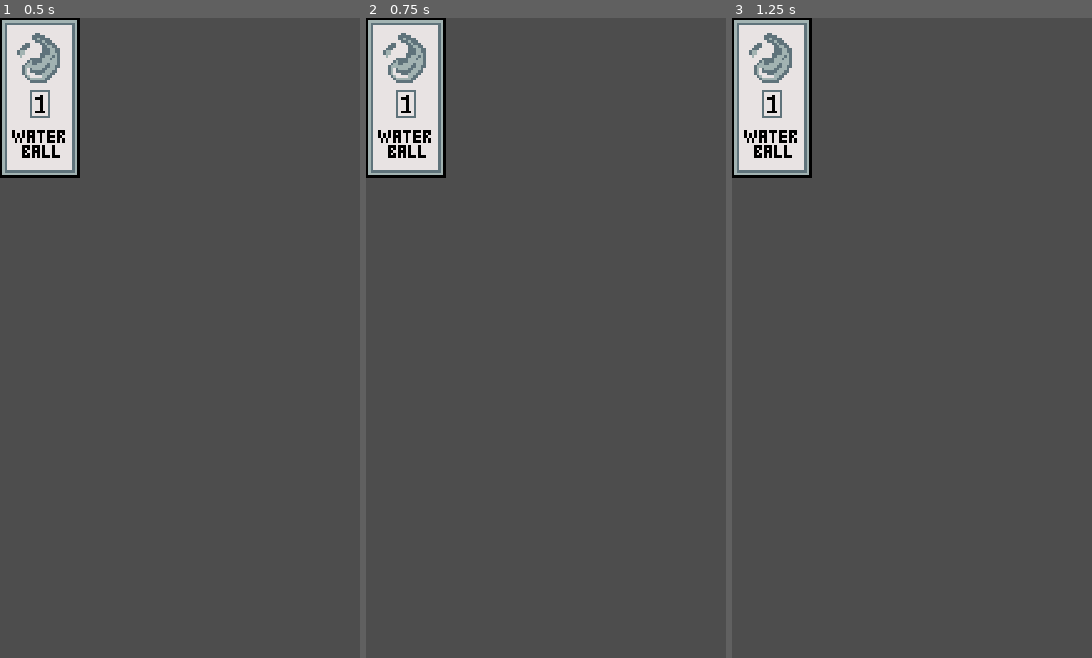
Above: before the commit, frames 1-3 (left to right).
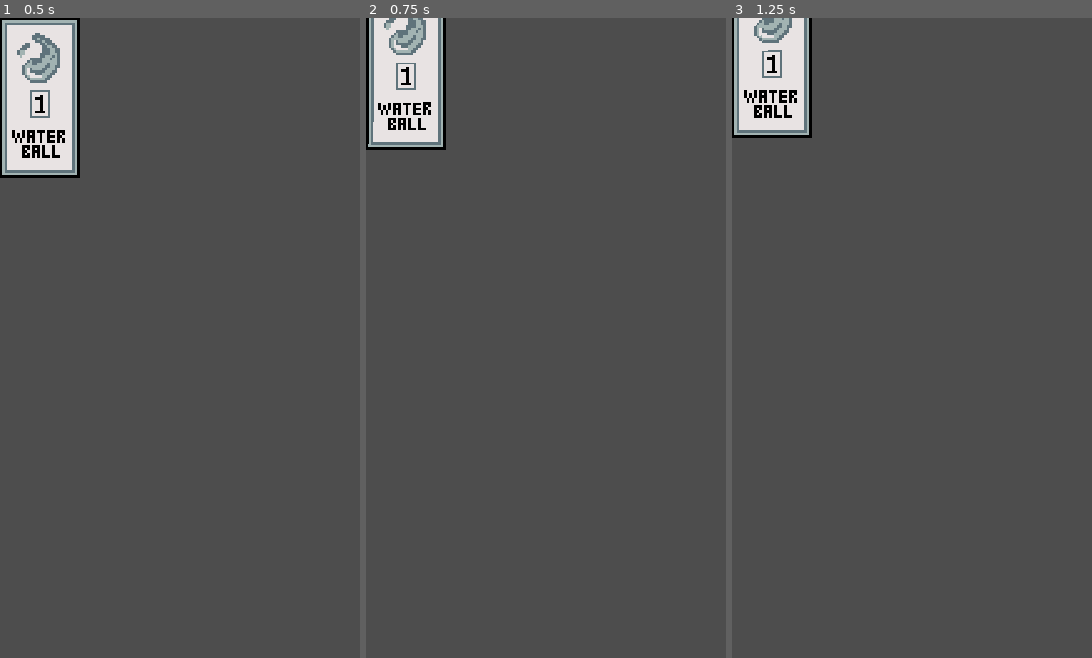
Above: after the commit, the same moments.

Repository: FreeWinterArtist/UntitledCardGame
Game: Godot game, scene res://src/objects/card.tscn
Same seed, same stepped clock (60 frames per second), same inputs: the game is played once before the commit and once after it.
Inputs (mouse positions are in pixels of both pictures, inside the frame that each line leads up to):
- Up to frame 1 (0.5 s): no input
- Up to frame 2 (0.75 s): tap Enter at 0.5 s; drag from (405, 94) to (582, 197) at 0.52 s
- Up to frame 3 (1.25 s): no input

Frame 1 is identical in both runs. In frame 2, 2.7% of the frame differs, in the area x 0-23%, y 0-25%; in frame 3, 2.8%.

Commit message:
Continue develop battle scene

Diff:
--- /dev/null
+++ b/src/objects/attack.gd
@@ -0,0 +1,9 @@
+class_name Attack
+extends RefCounted
+
+var damage:int
+var element: String
+
+func _init(_damage:int,_element:String):
+	damage=_damage
+	element=_element
--- a/src/objects/battle.gd
+++ b/src/objects/battle.gd
@@ -1,6 +1,13 @@
 extends Control
 
+class_name Battle
 
+var turn: int=0:
+	set(value):
+		turn=value%2
+var active_card: Card=null
+var active_enemy_attack:Attack=null
 
-func _on_chosen_card_area_entered(area: Area2D) -> void:
-	pass # Replace with function body.
+func set_active_card(card:Card):
+	active_card=card
+	print(active_card)
--- a/src/objects/battle.tscn
+++ b/src/objects/battle.tscn
@@ -1,11 +1,8 @@
-[gd_scene load_steps=5 format=3 uid="uid://c7m7qj8ed2rrj"]
+[gd_scene load_steps=4 format=3 uid="uid://c7m7qj8ed2rrj"]
 
 [ext_resource type="Script" uid="uid://dxr87e6syln2" path="res://src/objects/battle.gd" id="1_h57ps"]
 [ext_resource type="PackedScene" uid="uid://bbxjvlgbg0jdr" path="res://src/objects/card.tscn" id="1_u5osf"]
 [ext_resource type="PackedScene" uid="uid://bpcfrrtxkyurw" path="res://src/objects/enemy.tscn" id="2_h57ps"]
-
-[sub_resource type="RectangleShape2D" id="RectangleShape2D_u5osf"]
-size = Vector2(359, 34)
 
 [node name="Battle" type="Control"]
 layout_mode = 3
@@ -14,20 +11,18 @@
 offset_bottom = 40.0
 script = ExtResource("1_h57ps")
 
+[node name="Enemy" parent="." instance=ExtResource("2_h57ps")]
+offset_left = 111.0
+offset_top = 71.0
+offset_right = 239.0
+offset_bottom = 199.0
+health = 5
+
 [node name="card" parent="." instance=ExtResource("1_u5osf")]
 offset_left = 6.0
 offset_top = 472.0
 offset_right = 46.0
 offset_bottom = 552.0
-
-[node name="Enemy" parent="." instance=ExtResource("2_h57ps")]
-offset_left = 111.0
-offset_top = 71.0
-offset_right = 239.0
-offset_bottom = 199.0
-enemy_type = 0
-element = 0
-health = 5
 
 [node name="card2" parent="." instance=ExtResource("1_u5osf")]
 offset_left = 93.0
@@ -49,12 +44,3 @@
 offset_right = 306.0
 offset_bottom = 556.0
 element = 3
-
-[node name="ChosenCard" type="Area2D" parent="."]
-position = Vector2(11, 427)
-
-[node name="CollisionShape2D" type="CollisionShape2D" parent="ChosenCard"]
-position = Vector2(169.5, -7)
-shape = SubResource("RectangleShape2D_u5osf")
-
-[connection signal="area_entered" from="ChosenCard" to="." method="_on_chosen_card_area_entered"]
--- a/src/objects/card.gd
+++ b/src/objects/card.gd
@@ -16,8 +16,9 @@
 @onready var cardRect: TextureRect = $CardRect
 @onready var cardValue: Sprite2D= $CardRect/Value
 
-var is_dragging: bool = false;
-var drag_offset: Vector2=Vector2.ZERO
+var card_tween:Tween
+var is_picked_up:bool=false
+
 var start_y:float=0.0
 var max_y:float=0.0
 var is_start_y_set:bool=false
@@ -37,7 +38,7 @@
 func _ready() -> void:
 	_update_graphics()
 
-	max_y=size.y
+	max_y=size.y/2
 	if not Engine.is_editor_hint():
 		start_y=global_position.y
 		is_start_y_set=true
@@ -47,30 +48,49 @@
 	if Engine.is_editor_hint():
 		return
 	if event is InputEventMouseButton and event.button_index==MOUSE_BUTTON_LEFT:
-		if event.is_pressed():
-			is_dragging=true;
-			drag_offset=get_global_mouse_position()-global_position
-
-			if not is_start_y_set or start_y==0.0:
-				start_y=global_position.y
-				is_start_y_set=true
-		else:
-			is_dragging=false;
+		if event.is_pressed() and !is_picked_up:
+			is_picked_up=true
+			move_card_up()
+			if get_parent() and get_parent().has_method("set_active_card"):
+				get_parent().set_active_card(self)
+		elif event.is_pressed() and is_picked_up:
+			is_picked_up=false
+			move_card_down()
+			if get_parent() and get_parent().has_method("set_active_card")\
+			 and "active_card" in get_parent() and get_parent().active_card==self:
+				get_parent().set_active_card(null)
 
 func _input(event: InputEvent) -> void:
 	if Engine.is_editor_hint():
 		return
 	if event is InputEventMouseButton and event.button_index==MOUSE_BUTTON_LEFT:
-		if not event.is_pressed():
-			is_dragging=false;
+		if event.is_pressed() and is_picked_up:
+			var local_mouse_position:Vector2=get_local_mouse_position()
+			if not Rect2(Vector2.ZERO,size).has_point(local_mouse_position):
+				is_picked_up=false
+				move_card_down()
+				if get_parent() and get_parent().has_method("set_active_card")\
+				and "active_card" in get_parent() and get_parent().active_card==self:
+					get_parent().set_active_card(null)
+
 
 func _process(delta: float) -> void:
 	if Engine.is_editor_hint():
 		return
-	if is_dragging:
-		var new_position: Vector2=get_global_mouse_position()-drag_offset
-		var screen_size: Vector2=get_viewport_rect().size
-		new_position.x=global_position.x
-		new_position.y=clamp(new_position.y,start_y-max_y,start_y)
 
-		global_position=new_position
+func move_card_up():
+	if card_tween and card_tween.is_running():
+		card_tween.kill()
+	var tween:Tween=create_tween()
+
+	tween.tween_property(self,"global_position:y",start_y-max_y,0.5)\
+	.set_trans(Tween.TRANS_CUBIC)\
+	.set_ease(Tween.EASE_OUT)
+func move_card_down():
+	if card_tween and card_tween.is_running():
+		card_tween.kill()
+	var tween:Tween=create_tween()
+
+	tween.tween_property(self,"global_position:y",start_y,0.5)\
+	.set_trans(Tween.TRANS_CUBIC)\
+	.set_ease(Tween.EASE_OUT)
--- a/src/objects/enemy.gd
+++ b/src/objects/enemy.gd
@@ -16,13 +16,17 @@
 	set(value):
 		power=value
 		_update_graphics()
-@export var card:Card
 @onready var enemyRect: TextureRect = $EnemyRect
 @onready var enemyValue: Sprite2D= $EnemyRect/Value
 
 @export var health:int=1
+var move_set:Array[Attack]
+var turns_quantity:int=len(move_set)
+var turn:int=0:
+	set(value):
+		turn=value%turns_quantity
 
-func execute_turn(enemyNode:Node,playerNode:Node):
+func execute_turn():
 	pass
 
 func _update_graphics()->void:
@@ -48,6 +52,7 @@
 		EnemyType.CursedAsh:
 			element=ElementType.Earth
 
+
 func _validate_property(property: Dictionary) -> void:
 	if property.name=="element":
 		property.usage |=PROPERTY_USAGE_READ_ONLY
@@ -62,7 +67,11 @@
 func _ready() -> void:
 	_update_graphics()
 
-func _total_damage(enemy_element:String,enemy_damage:int,card_element:String,card_damage:int)->int:
+func _total_damage(enemy_attack:Attack,player_attack:Attack)->int:
+	var enemy_element:String=enemy_attack.element
+	var enemy_damage:int=enemy_attack.damage
+	var card_element:String=player_attack.element
+	var card_damage:int=player_attack.damage
 	if enemy_element=="Water" and card_element=="Fire":
 		enemy_damage*=2
 	if enemy_element=="Fire" and card_element=="Plant":
@@ -86,8 +95,7 @@
 		total_damage=0
 
 	return total_damage
-func _take_damage(enemy_damage:int):
-	var damage:int=_total_damage(ElementType.keys()[element],enemy_damage,
-	ElementType.keys()[card.element],card.power)
+func take_damage(enemy_attack:Attack,player_attack:Attack):
+	var damage:int=_total_damage(enemy_attack,player_attack)
 	health-=damage
 	print(enemy_type," Received Damage! ",damage)
--- a/src/objects/enemy.tscn
+++ b/src/objects/enemy.tscn
@@ -10,10 +10,6 @@
 offset_right = 128.0
 offset_bottom = 128.0
 script = ExtResource("1_vomqg")
-enemy_type = null
-element = null
-health = null
-metadata/_edit_group_ = true
 
 [node name="EnemyRect" type="TextureRect" parent="."]
 texture_filter = 1
@@ -29,3 +25,18 @@
 scale = Vector2(2, 2)
 texture = ExtResource("2_hydtk")
 hframes = 9
+
+[node name="TurnData" type="HBoxContainer" parent="."]
+layout_mode = 0
+offset_left = 5.0
+offset_top = 123.0
+offset_right = 117.0
+offset_bottom = 163.0
+
+[node name="info" type="Label" parent="TurnData"]
+texture_filter = 1
+layout_mode = 2
+text = "Атака: "
+
+[node name="Element" type="TextureRect" parent="TurnData"]
+layout_mode = 2
--- a/src/sprites/enemies/Slime.gd
+++ b/src/sprites/enemies/Slime.gd
@@ -1,4 +1,13 @@
 extends Enemy
 
-func execute_turn(enemyNode:Node,playerNode:Node):
-	pass
+var local_move_set:Array
+func _ready() -> void:
+	super._ready()
+
+	move_set=[
+		Attack.new(power,ElementType.keys()[ElementType.Water]),
+		Attack.new(round(power*1.5),ElementType.keys()[ElementType.Water]),
+		Attack.new(round(power*0.5),ElementType.keys()[ElementType.Earth])
+		]
+	turns_quantity=move_set.size()
+	turn=0
Not shown, added: src/objects/attack.gd.uid
Binary file added: src/sprites/elements/death.png
Not shown, added: src/sprites/elements/death.png.import
Binary file added: src/sprites/elements/fire.png
Not shown, added: src/sprites/elements/fire.png.import
Binary file added: src/sprites/elements/life.png
Not shown, added: src/sprites/elements/life.png.import
Binary file added: src/sprites/elements/plant.png
Not shown, added: src/sprites/elements/plant.png.import
Binary file added: src/sprites/elements/rock.png
Not shown, added: src/sprites/elements/rock.png.import
Binary file added: src/sprites/elements/water.png
(and 1 more such lines)
